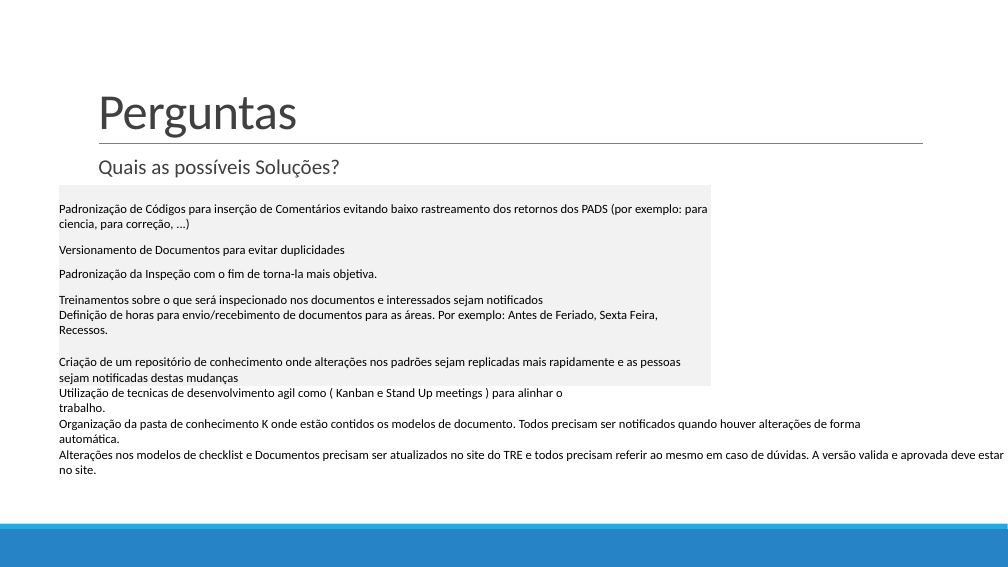
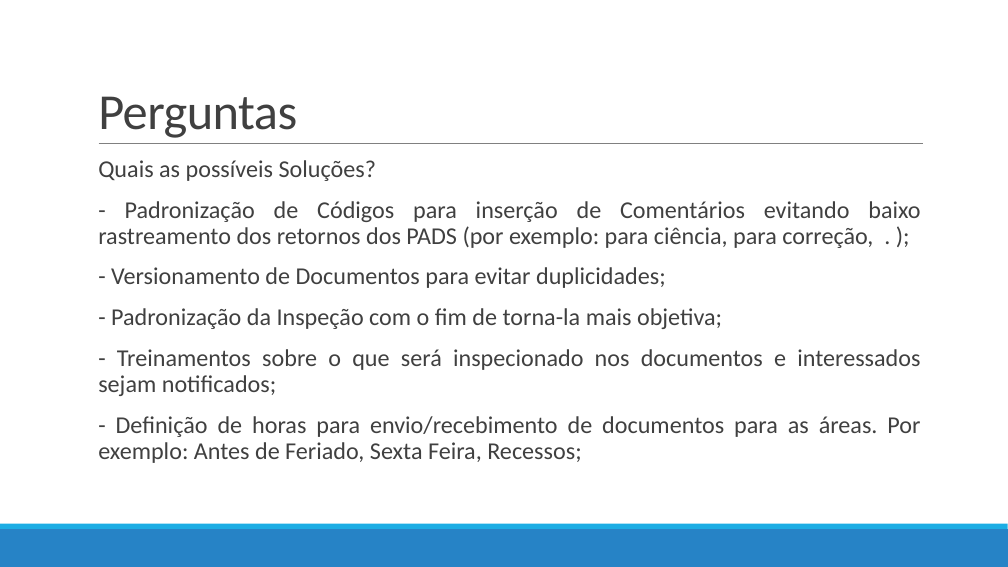
Before and after one commit to ruhansanabria/Puc_Lean2016, a slide deck: slide 5 of Apresentações/TRE DMAIC - Improve -FollowUP.pptx. Drawn at 1008x567 pixels with LibreOffice and Linux fonts; fonts in the diff are those of the drawing. Boxes give left, top, right and bottom in pixels: in the first picture for what was removed or moved away, otherwise in the second. Text is boxed around its words. In the diff, an @@ line names an element or a change of style, - is before the commit and + after.

```diff
--- a/Apresentações/TRE DMAIC - Improve -FollowUP.pptx
+++ b/Apresentações/TRE DMAIC - Improve -FollowUP.pptx
@@ text at (98, 160, 376, 181): size 20 to 23 pt in "Quais as possíveis Soluções?" @@
@@ table removed at (59, 185, 1007, 478), 9 rows, 15 columns @@
-Padronização de Códigos para inserção de Comentários evitando baixo rastreamento dos retornos dos PADS (por exemplo: para ciencia, para correção, ...) |  |  |  |  |  |  |  |  |  |  |  |  |  | 
-Versionamento de Documentos para evitar duplicidades |  |  |  |  |  |  |  |  |  |  |  |  |  | 
-Padronização da Inspeção com o fim de torna-la mais objetiva. |  |  |  |  |  |  |  |  |  |  |  |  |  | 
-Treinamentos sobre o que será inspecionado nos documentos e interessados sejam notificados |  |  |  |  |  |  |  |  |  |  |  |  |  | 
-Definição de horas para envio/recebimento de documentos para as áreas. Por exemplo: Antes de Feriado, Sexta Feira, Recessos. |  |  |  |  |  |  |  |  |  |  |  |  |  | 
-Criação de um repositório de conhecimento onde alterações nos padrões sejam replicadas mais rapidamente e as pessoas sejam notificadas destas mudanças |  |  |  |  |  |  |  |  |  |  |  |  |  | 
-Utilização de tecnicas de desenvolvimento agil como ( Kanban e Stand Up meetings ) para alinhar o trabalho. |  |  |  |  |  |  |  |  |  |  |  |  |  | 
-Organização da pasta de conhecimento K onde estão contidos os modelos de documento. Todos precisam ser notificados quando houver alterações de forma automática. |  |  |  |  |  |  |  |  |  |  |  |  |  | 
-Alterações nos modelos de checklist e Documentos precisam ser atualizados no site do TRE e todos precisam referir ao mesmo em caso de dúvidas. A versão valida e aprovada deve estar no site. |  |  |  |  |  |  |  |  |  |  |  |  |  | 
@@ text at (98, 201, 920, 463): paragraphs added @@
+  - Padronização de Códigos para inserção de Comentários evitando baixo rastreamento dos retornos dos PADS (por exemplo: para ciência, para correção, . );
+  - Versionamento de Documentos para evitar duplicidades;
+  - Padronização da Inspeção com o fim de torna-la mais objetiva;
+  - Treinamentos sobre o que será inspecionado nos documentos e interessados sejam notificados;
+  - Definição de horas para envio/recebimento de documentos para as áreas. Por exemplo: Antes de Feriado, Sexta Feira, Recessos;
```
Also in this commit, not shown: 5 other slides changed, 16 slides added, 1 slide removed.
